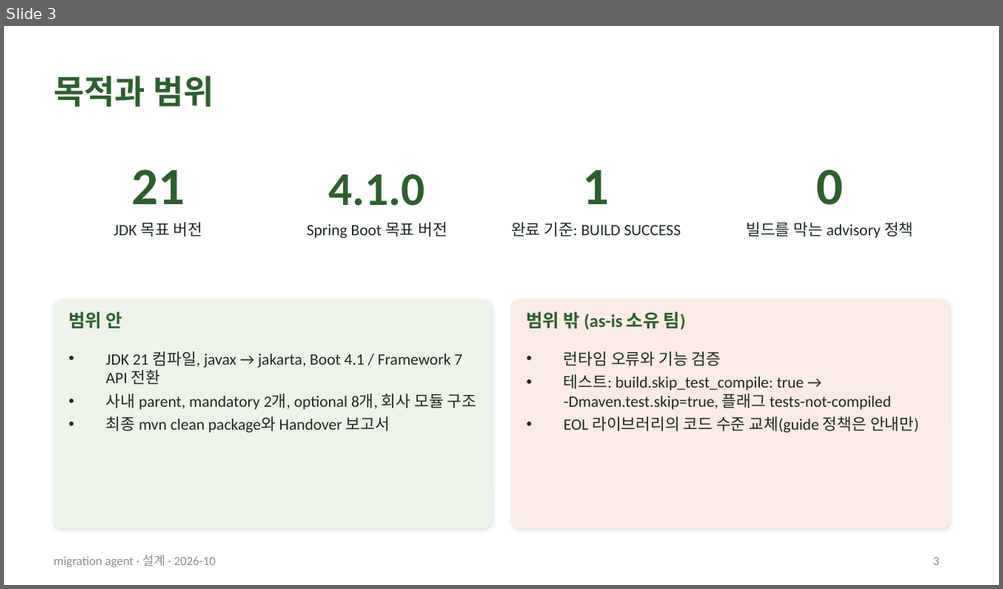
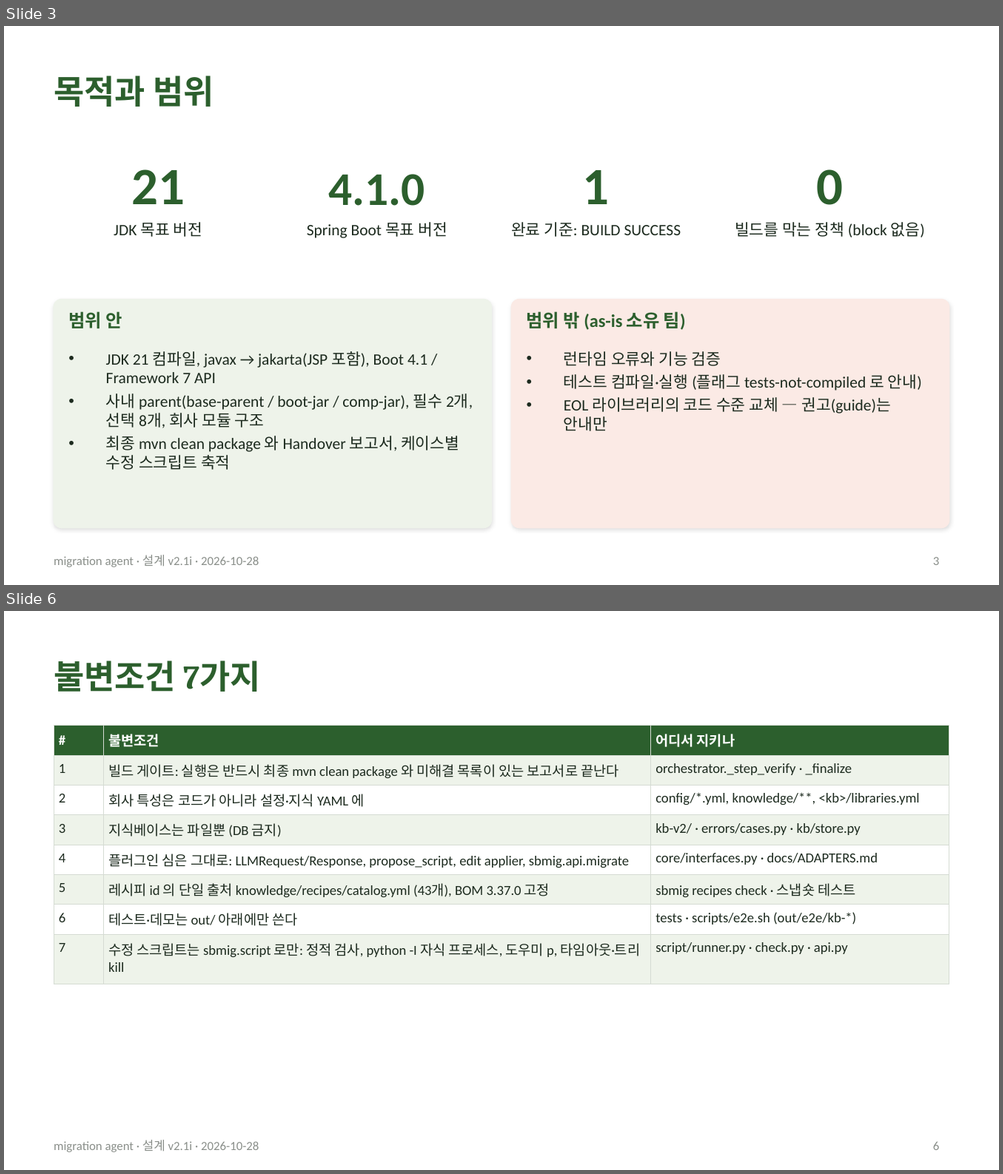
Before and after one commit to acandiatale/tutu, a slide deck: docs/migration-agent/migration-agent.pptx. Shown one above the other, each under a label of ours: slide 3 before the commit, slides 3 and 6 after it; the slides between them are not shown. The pictures are 1003x589 and 1003x1174 pixels, drawn with LibreOffice and Linux fonts; fonts in the diff are those of the drawing. Boxes give left, top, right and bottom in pixels: in the first picture for what was removed or moved away, otherwise in the second. Text is boxed around its words. In the diff, an @@ line names an element or a change of style, - is before the commit and + after.

```diff
--- a/docs/migration-agent/migration-agent.pptx
+++ b/docs/migration-agent/migration-agent.pptx
@@ slide 6 added at bbox=[4, 611, 999, 1170], background #FFFFFF; not listed: 1 template element that a slide beside it also shows @@
@@ title added at bbox=[54, 661, 261, 692], 24 pt, text #2C5F2D, bold @@
+불변조건 7가지
@@ table added at bbox=[54, 726, 949, 975], 8 rows, 3 columns @@
+# | 불변조건 | 어디서 지키나
+1 | 빌드 게이트: 실행은 반드시 최종 mvn clean package 와 미해결 목록이 있는 보고서로 끝난다 | orchestrator._step_verify · _finalize
+2 | 회사 특성은 코드가 아니라 설정·지식 YAML 에 | config/*.yml, knowledge/**, <kb>/libraries.yml
+3 | 지식베이스는 파일뿐 (DB 금지) | kb-v2/ · errors/cases.py · kb/store.py
+4 | 플러그인 심은 그대로: LLMRequest/Response, propose_script, edit applier, sbmig.api.migrate | core/interfaces.py · docs/ADAPTERS.md
+5 | 레시피 id 의 단일 출처 knowledge/recipes/catalog.yml (43개), BOM 3.37.0 고정 | sbmig recipes check · 스냅숏 테스트
+6 | 테스트·데모는 out/ 아래에만 쓴다 | tests · scripts/e2e.sh (out/e2e/kb-*)
+7 | 수정 스크립트는 sbmig.script 로만: 정적 검사, python -I 자식 프로세스, 도우미 p, 타임아웃·트리 kill | script/runner.py · check.py · api.py
@@ page number added at bbox=[933, 1142, 939, 1150], 9 pt, text #8A8F8A @@
+6
@@ slide 3 changed as well @@
@@ text at bbox=[734, 222, 925, 238]: text changed @@
-빌드를 막는 advisory 정책
+빌드를 막는 정책 (block 없음)
@@ text at bbox=[106, 352, 472, 470]: text changed @@
-• JDK 21 컴파일, javax → jakarta, Boot 4.1 / Framework 7 API 전환
-• 사내 parent, mandatory 2개, optional 8개, 회사 모듈 구조
-• 최종 mvn clean package와 Handover 보고서
+• JDK 21 컴파일, javax → jakarta(JSP 포함), Boot 4.1 / Framework 7 API
+• 사내 parent(base-parent / boot-jar / comp-jar), 필수 2개, 선택 8개, 회사 모듈 구조
+• 최종 mvn clean package 와 Handover 보고서, 케이스별 수정 스크립트 축적
@@ text at bbox=[563, 375, 922, 432]: text changed @@
-• 테스트: build.skip_test_compile: true → -Dmaven.test.skip=true, 플래그 tests-not-compiled
-• EOL 라이브러리의 코드 수준 교체(guide 정책은 안내만)
+• 테스트 컴파일·실행 (플래그 tests-not-compiled 로 안내)
+• EOL 라이브러리의 코드 수준 교체 — 권고(guide)는 안내만
@@ text at bbox=[54, 555, 259, 568]: text changed @@
-migration agent · 설계 · 2026-10
+migration agent · 설계 v2.1i · 2026-10-28
```
Also in this commit, not shown: 9 other slides changed, 26 other slides added, 35 slides removed, 31 other files.
